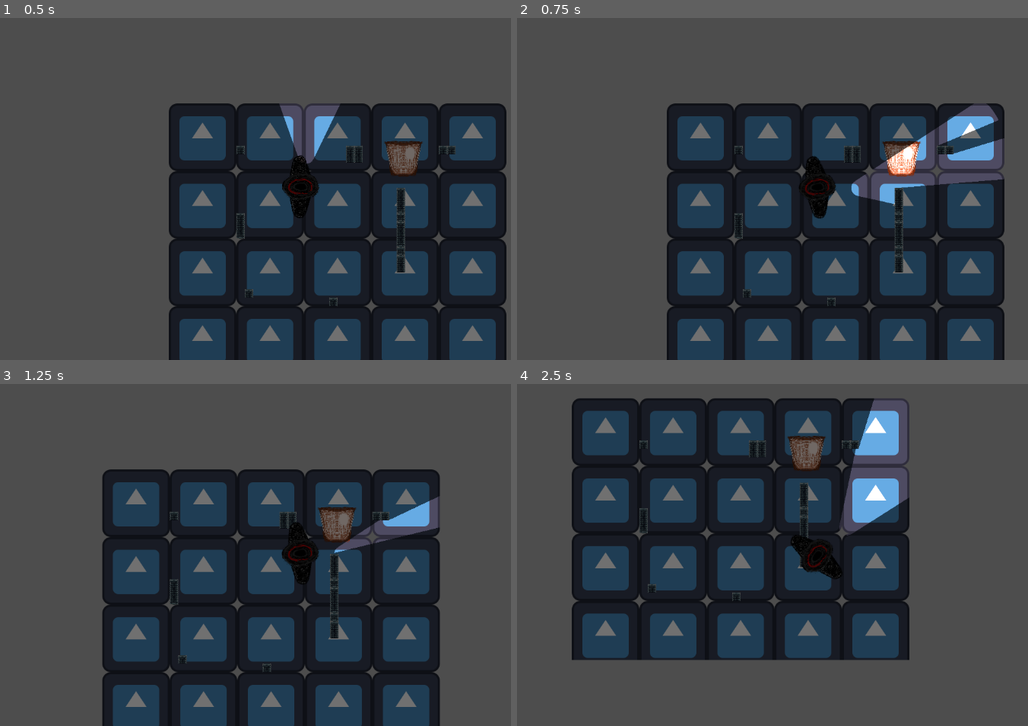
Above: before the commit, frames 1-4 (two rows, left to right).
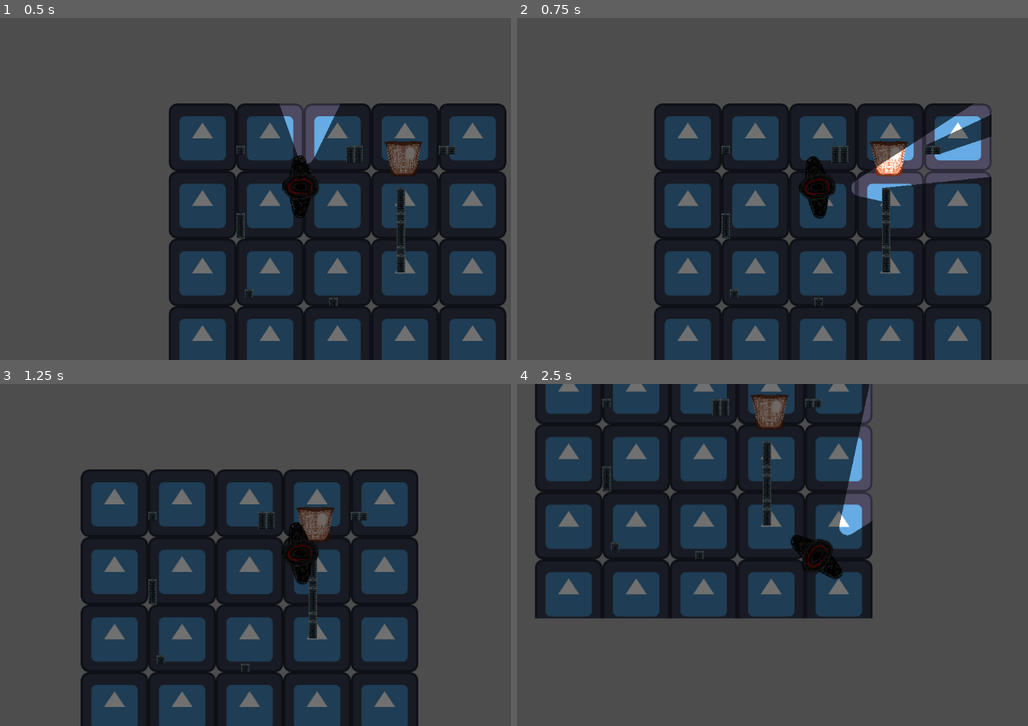
Above: after the commit, the same moments.

Repository: Bedmeister/creepy_game_teamproject
Game: Godot game, scene res://Scenes/Main.tscn
Same seed, same stepped clock (60 frames per second), same inputs: the game is played once before the commit and once after it. The engine's default icon, where the game draws it, is replaced by a stand-in: a white triangle on a blue panel in a dark square.
Inputs (mouse positions are in pixels of both pictures, inside the frame that each line leads up to):
- Up to frame 1 (0.5 s): no input
- Up to frame 2 (0.75 s): tap Enter at 0.5 s; move the mouse to (956, 171) at 0.52 s; hold Right (ui_right) from 0.53 s (still down); hold Q (pull) from 0.53 s (still down)
- Up to frame 3 (1.25 s): keep holding Right (ui_right); keep holding Q (pull)
- Up to frame 4 (2.5 s): move the mouse to (700, 572) at 1.27 s; release Right (ui_right) at 1.28 s; release Q (pull) at 1.28 s; hold Down (ui_down) 1.28-2.03 s; tap Q (pull) at 1.35 s; move the mouse to (879, 479) at 2.02 s; hold Right (ui_right) from 2.03 s (still down); hold Q (pull) from 2.03 s (still down)

Frame 1 is identical in both runs. In frame 2, 22% of the frame differs, in the area x 26-96%, y 24-100%; in frame 3, 30%; in frame 4, 44%, in the area x 3-77%, y 0-81%.

Commit message:
Adding diagonal movement and fixing dependency errors

Diff:
--- a/creepy_survival_game/Scenes/house/Compact_house.tscn
+++ b/creepy_survival_game/Scenes/house/Compact_house.tscn
@@ -1,8 +1,9 @@
 [gd_scene load_steps=6 format=3 uid="uid://mpo6anrr0tev"]
 
-[ext_resource type="Texture2D" uid="uid://dbxoco20magdv" path="res://Assets/brickTileset.png" id="1_llfcg"]
-[ext_resource type="PackedScene" uid="uid://dsrgi57nhiqa5" path="res://Scenes/hero.tscn" id="2_lggg5"]
-[ext_resource type="Script" path="res://Scripts/player.gd" id="3_70v8c"]
+[ext_resource type="Texture2D" uid="uid://uygul6e83hl5" path="res://Assets/Sprites/Tilemaps/brickTileset.png" id="1_llfcg"]
+[ext_resource type="PackedScene" uid="uid://ce1ajp6icq74a" path="res://Scenes/Player/my_hero.tscn" id="2_lggg5"]
+[ext_resource type="Script" path="res://Scripts/hero.gd" id="3_70v8c"]
+
 
 [sub_resource type="TileSetAtlasSource" id="TileSetAtlasSource_mviyr"]
 texture = ExtResource("1_llfcg")
--- a/creepy_survival_game/Scripts/my_hero.gd
+++ b/creepy_survival_game/Scripts/my_hero.gd
@@ -7,23 +7,16 @@
 var movementSpeed = 3
 
 
+
 func _physics_process(delta: float) -> void:
 	rotate_player()
+	_get_input();
+	move_and_slide()
+#Function is used to create diagonal movement
+func _get_input():
+	var  input_direction = Input.get_vector("ui_left", "ui_right", "ui_up", "ui_down");
+	velocity = input_direction * SPEED;
 
-	# Add the gravity.
-	var velocity = Vector2 (0,0);
-	# using movement
-	if Input.is_action_pressed ("ui_right"):
-		velocity += Vector2.RIGHT * movementSpeed
-
-	elif Input.is_action_pressed("ui_left"):
-			velocity += Vector2.LEFT * movementSpeed
-	elif Input.is_action_pressed("ui_up"):
-			velocity += Vector2.UP * movementSpeed
-	elif Input.is_action_pressed("ui_down"):
-			velocity += Vector2.DOWN * movementSpeed
-
-	position += velocity.normalized() * movementSpeed
 
 
 
